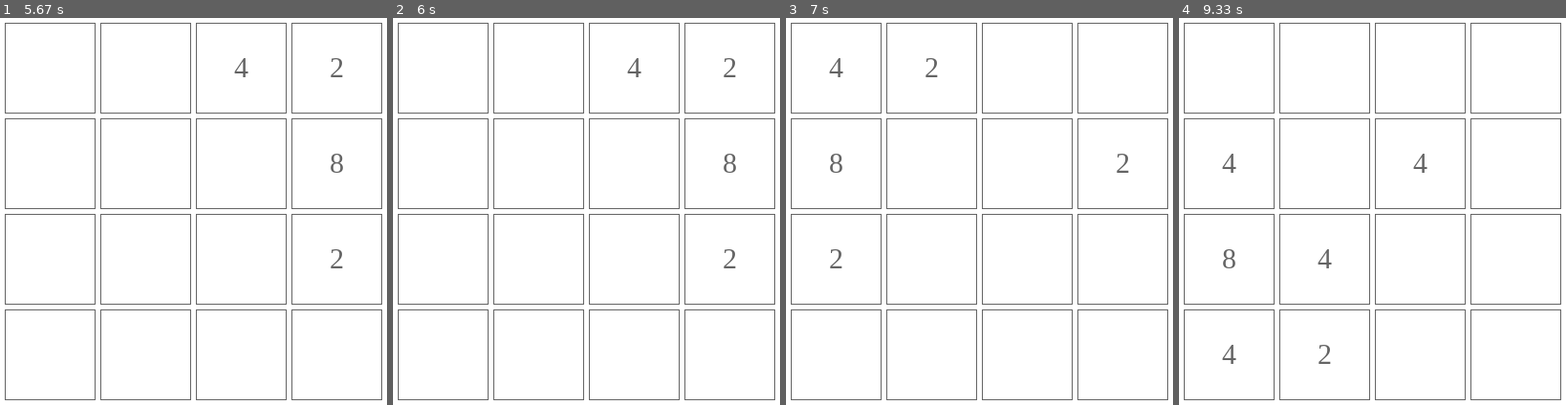
Above: before the commit, frames 1-4 (left to right).
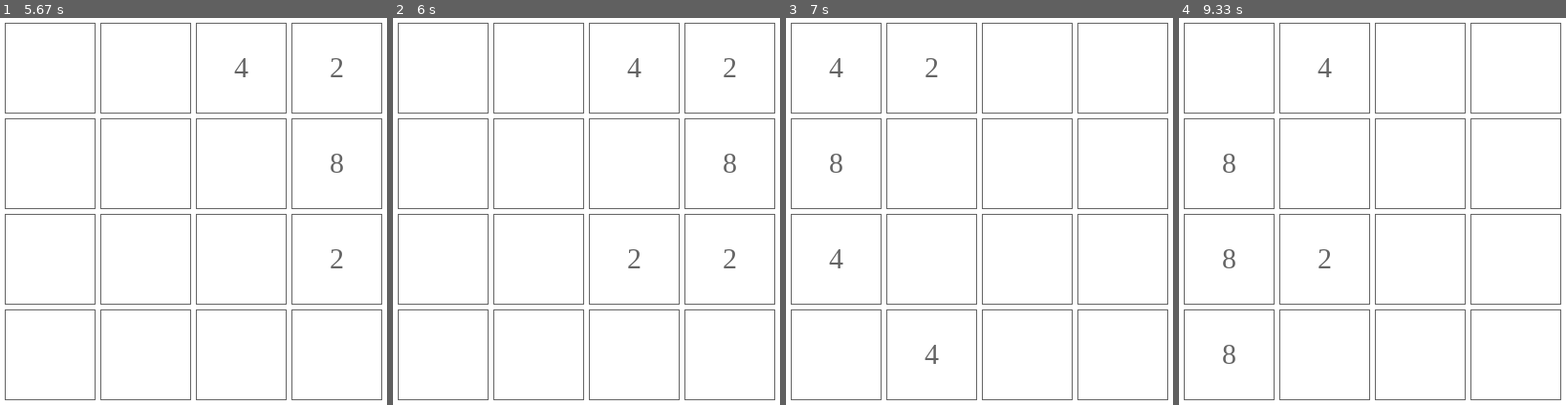
Above: after the commit, the same moments.

Repository: akhilmaskeri/2048-pygame
Game: pygame game, started from src/game.py
Two runs of this game, one before a commit and one after it. Both use one fixed random seed, a clock stepped at 60 frames per second and the inputs below.
Inputs:
- Up to frame 1 (5.67 s): hold Up 0.33-0.8 s; hold Right 0.83-1.47 s; hold Down 1.5-2.1 s; hold Left 2.13-2.9 s; hold Right 2.93-3.82 s; hold Up 3.85-4.82 s; hold Right from 4.85 s (still down)
- Up to frame 2 (6 s): release Right at 5.87 s; hold Left from 5.9 s (still down)
- Up to frame 3 (7 s): release Left at 6.97 s
- Up to frame 4 (9.33 s): hold Down 7-8.1 s; hold Left 8.13-9.25 s; hold Up from 9.28 s (still down)

Frame 1 is identical in both runs. In frame 2, less than 0.1% of the frame differs, in the area x 60-64%, y 59-65%; in frame 3, 0.2%; in frame 4, 0.5%, in the area x 11-65%, y 10-90%.

Commit message:
add reinforcement agent

Diff:
--- a/src/board.py
+++ b/src/board.py
@@ -1,13 +1,14 @@
 from random import randint, choices
+from copy import deepcopy
+class Board():
 
-class Board():
     def __init__(self, row_size:int, col_size:int):
 
         self.row_size = row_size
         self.col_size = col_size
         self.max_text_length = 1
+        self.board = [[0 for _ in range(col_size)] for _ in range(row_size)]
 
-        self.board = [[0 for _ in range(col_size)] for _ in range(row_size)]
 
     def possible_move_condition(self):
         return any([
@@ -16,6 +17,7 @@
             self.up(dry_run=True),
             self.down(dry_run=True)
         ])
+
 
     def generate(self):
 
@@ -39,91 +41,101 @@
     def move_sideways(self, row, col, ptr, operation, dry_run=False):
 
         if self.board[row][col] == 0:
-            return ptr, False
+            return ptr, False, 0
 
         if self.board[row][ptr] == 0:
             if not dry_run:
                 self.board[row][ptr] = self.board[row][col]
                 self.board[row][col] = 0
-            return ptr, True
+            return ptr, True, 0
 
         if self.board[row][ptr] == self.board[row][col]:
             if not dry_run:
                 self.board[row][ptr] *= 2
                 self.board[row][col] = 0
-            return ptr+1*operation, True
+            return ptr+1*operation, True, self.board[row][ptr]
 
         if ptr+1*operation != col and 0 <= ptr+1*operation < self.col_size:
             if not dry_run:
                 self.board[row][ptr+1*operation] = self.board[row][col]
                 self.board[row][col] = 0
-            return ptr+1*operation, True
+            return ptr+1*operation, True, 0
 
-        return ptr+1*operation, False
+        return ptr+1*operation, False, 0
 
 
     def move_topbottom(self, row, col, ptr, operation, dry_run=False):
 
         if self.board[row][col] == 0:
-            return ptr, False
+            return ptr, False, 0
 
         if self.board[ptr][col] == 0:
             if not dry_run:
                 self.board[ptr][col] = self.board[row][col]
                 self.board[row][col] = 0
-            return ptr, True
+            return ptr, True, 0
 
         if self.board[ptr][col] == self.board[row][col]:
             if not dry_run:
                 self.board[ptr][col] *= 2
                 self.board[row][col] = 0
-            return ptr+1*operation, True
+            return ptr+1*operation, True, self.board[ptr][col]
 
         if ptr+1*operation != row and 0 <= ptr+1*operation < self.row_size:
             if not dry_run:
                 self.board[ptr+1*operation][col] = self.board[row][col]
                 self.board[row][col] = 0
-            return ptr+1*operation, True
+            return ptr+1*operation, True, 0
 
-        return ptr+1*operation, False
+        return ptr+1*operation, False, 0
 
 
     def left(self, dry_run=False):
         board_moved = False
+        total_score = 0
         for row in range(self.row_size):
             ptr = 0
             for col in range(1, self.col_size):
-                ptr, moved = self.move_sideways(row, col, ptr, operation=1, dry_run=dry_run)
+                ptr, moved, score = self.move_sideways(row, col, ptr, operation=1, dry_run=dry_run)
                 board_moved = board_moved or moved
-        return board_moved
+                total_score += score
+        return board_moved, total_score
 
     def right(self, dry_run=False):
         board_moved = False
+        total_score = 0
         for row in range(self.row_size):
             ptr = self.col_size-1
             for col in range(ptr-1, -1, -1):
-                ptr, moved = self.move_sideways(row, col, ptr, operation=-1, dry_run=dry_run)
+                ptr, moved, score = self.move_sideways(row, col, ptr, operation=-1, dry_run=dry_run)
                 board_moved = board_moved or moved
-        return board_moved
+                total_score += score
+        return board_moved, total_score
 
     def up(self, dry_run=False):
         board_moved = False
+        total_score = 0
         for col in range(self.col_size):
             ptr = 0
             for row in range(1, self.row_size):
-                ptr, moved = self.move_topbottom(row, col, ptr, operation=1, dry_run=dry_run)
+                ptr, moved, score = self.move_topbottom(row, col, ptr, operation=1, dry_run=dry_run)
                 board_moved = board_moved or moved
-        return board_moved
+                total_score += score
+        return board_moved, total_score
 
     def down(self, dry_run=False):
         board_moved = False
+        tota_score = 0
         for col in range(self.col_size):
             ptr = self.row_size-1
             for row in range(ptr-1, -1, -1):
-                ptr, moved = self.move_topbottom(row, col, ptr, operation=-1, dry_run=dry_run)
+                ptr, moved, score = self.move_topbottom(row, col, ptr, operation=-1, dry_run=dry_run)
                 board_moved = board_moved or moved
-        return board_moved
+                tota_score += score
+        return board_moved, tota_score
 
+    def step(self, direction):
+        return getattr(self, direction)()
 
     def __repr__(self) -> str:
         result = []
@@ -157,3 +169,6 @@
         b = Board(len(R), len(R[0]))
         b.board = R
         return b
+
+    def get_state(self):
+        return deepcopy(self.board)
--- /dev/null
+++ b/src/reinforced.py
@@ -0,0 +1,42 @@
+# -*- coding: utf-8 -*-
+
+from board import Board
+import random
+
+class Agent():
+
+    def __init__(self, directions:dict):
+        self.directions = directions
+
+    def rl(self, state:Board, max_moves:int=100000):
+
+        game_state = state.generate()
+        total_reward = 0
+
+        n = 0
+        while game_state and n < max_moves:
+            action = random.choice(list(self.directions.keys()))
+            moved, score = state.step(self.directions.get(action))
+            reward = moved*score
+
+            print(f"{n:<4} action:{self.directions.get(action)[0]:<3} state:{str(state.board):<80}  reward:{reward:<6}")
+            total_reward += reward
+            n += 1
+
+            game_state = state.generate()
+
+        return {
+            "total_iterations": n,
+            "total_reward": total_reward,
+            "game_state": game_state,
+        }
+
+directions = dict(zip([0,1,2,3,4],["up","down","left","right"]))
+
+agent = Agent(directions=directions)
+board = Board(row_size=4, col_size=4)
+result = agent.rl(board)
+
+print("-"*120)
+print(result)
+print("-"*120)
